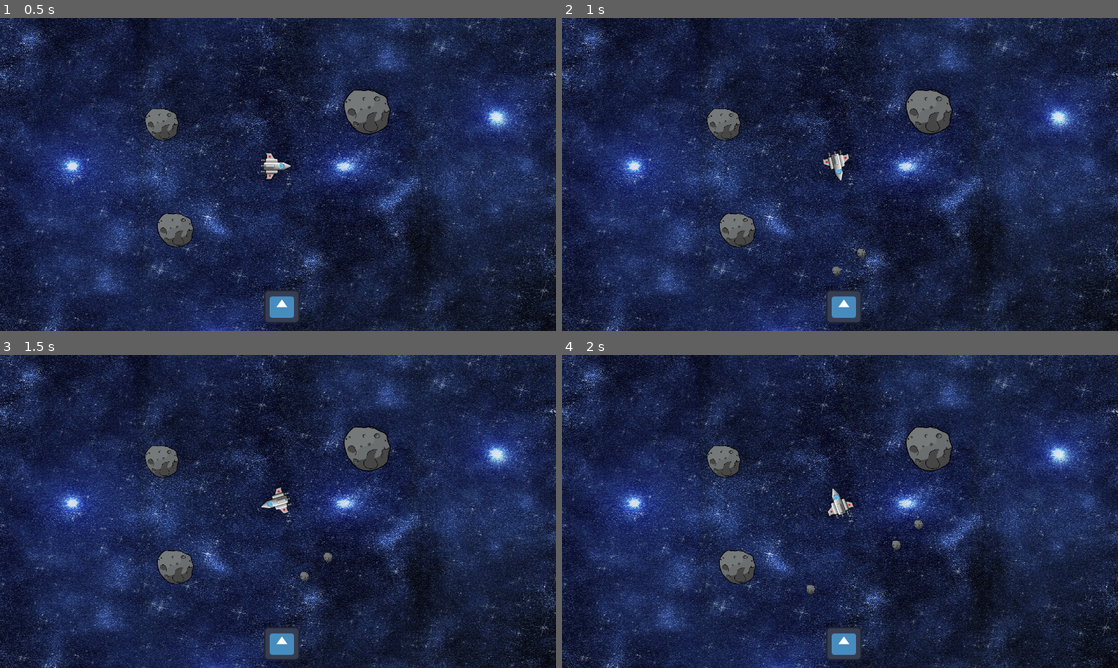
Above: before the commit, frames 1-4 (two rows, left to right).
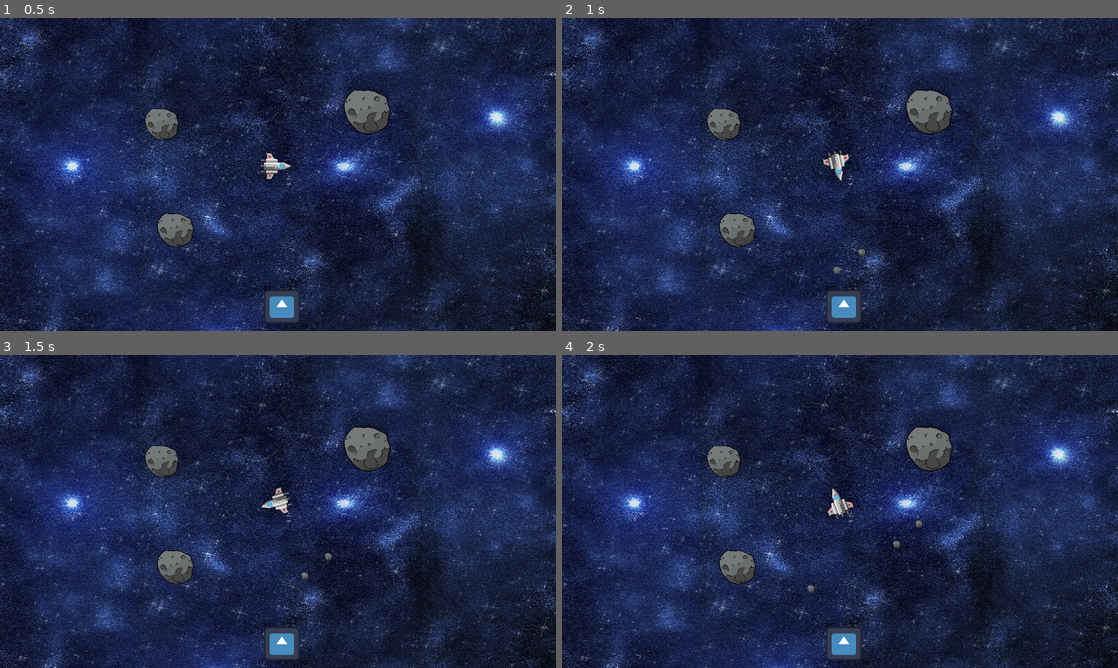
Above: after the commit, the same moments.

Repository: BenjaminLe1/obstacle-battle
Game: Godot game, scene res://world.tscn
Two runs of this game, one before a commit and one after it. Both use one fixed random seed, a clock stepped at 60 frames per second and the inputs below. The engine's default icon, where the game draws it, is replaced by a stand-in: a white triangle on a blue panel in a dark square.
Inputs (mouse positions are in pixels of both pictures, inside the frame that each line leads up to):
- Up to frame 1 (0.5 s): no input
- Up to frame 2 (1 s): tap Enter (ui_accept) at 0.5, 0.77 s; move the mouse to (962, 158) at 0.52 s; hold Right (ui_right) from 0.53 s (still down)
- Up to frame 3 (1.5 s): keep holding Right (ui_right); move the mouse to (166, 527) at 1.27 s
- Up to frame 4 (2 s): keep holding Right (ui_right); tap Enter (ui_accept) at 1.52 s

Frame 1 is identical in both runs. In frame 2, less than 0.1% of the frame differs, in the area x 48-55%, y 73-83%; in frame 3, less than 0.1%; in frame 4, less than 0.1%, in the area x 43-65%, y 52-77%.

Commit message:
counter for obstacle not fully functionining

Diff:
--- a/obstacle.gd
+++ b/obstacle.gd
@@ -4,5 +4,10 @@
 	var collision_info = move_and_collide(velocity * delta)
 
 	if collision_info:
-		# Handle collision if needed
-		queue_free()  # Destroy the obstacle on collision
+		queue_free()
+		var collided_with = collision_info.get_collider()
+		if collided_with.is_in_group("player"):
+			collided_with.collision_count += 1
+			print(collided_with.collision_count) # Increment the player's collision counter
+
+			queue_free()  # Destroy the obstacle on collision
--- a/obstacle.tscn
+++ b/obstacle.tscn
@@ -4,16 +4,16 @@
 [ext_resource type="Texture2D" uid="uid://cbo2j5aqe2fwh" path="res://meteor3.png" id="2_1i2dg"]
 
 [sub_resource type="RectangleShape2D" id="RectangleShape2D_x7t1a"]
-size = Vector2(9.5, 11)
+size = Vector2(16, 17)
 
 [node name="CharacterBody2D" type="CharacterBody2D"]
 script = ExtResource("1_glh0s")
 
 [node name="CollisionShape2D" type="CollisionShape2D" parent="."]
-position = Vector2(-31, -16)
+position = Vector2(-30, -17)
 shape = SubResource("RectangleShape2D_x7t1a")
 
 [node name="Sprite2D" type="Sprite2D" parent="."]
-position = Vector2(-30.9531, -16.0107)
-scale = Vector2(0.0347654, 0.0400537)
+position = Vector2(-30, -17)
+scale = Vector2(0.0288113, 0.0314554)
 texture = ExtResource("2_1i2dg")
--- a/player.gd
+++ b/player.gd
@@ -1,19 +1,18 @@
+
 extends CharacterBody2D
 
 var input_vector : Vector2
-#var vel : Vector2
 const acceleration = 200
 const max_speed = 200
-
 var rotation_dir : int
 const rotation_speed = 3
 const friction_weight = 0.1
 
+var collision_count : int = 0  # Collision counter
+
 func _physics_process(delta):
-	#ADJUST FOR JOYSTICK
 	input_vector.x = Input.get_action_strength("ui_up") - Input.get_action_strength("ui_down")
 	rotation_dir = 0
-	#ADJUST FOR JOYSTICK
 	if Input.is_action_pressed("ui_right"):
 		rotation_dir += 1
 	if Input.is_action_pressed("ui_left"):
--- /dev/null
+++ b/score.gd
@@ -0,0 +1,16 @@
+extends CanvasLayer
+
+var player  # Reference to the player node
+
+# Called when the node enters the scene tree for the first time.
+func _ready() -> void:
+	$collisioncount.text = "Collisions: 0"
+
+	# Get the player node (adjust the path to where the player node is located in your scene)
+	player = get_node("player")  # Make sure the path is correct based on your scene structure
+
+# Called every frame. 'delta' is the elapsed time since the previous frame.
+func _process(delta: float) -> void:
+	if player:
+		# Update the Label text with the player's collision_count
+		$collisioncount.text = "Collisions: " + str(player.collision_count)
--- a/world.tscn
+++ b/world.tscn
@@ -40,7 +40,7 @@
 [sub_resource type="RectangleShape2D" id="RectangleShape2D_pp0fg"]
 size = Vector2(76, 73)
 
-[node name="world" type="Node2D"]
+[node name="world" type="Node2D" groups=["player"]]
 
 [node name="TextureRect" type="TextureRect" parent="."]
 offset_left = -9.0
@@ -49,7 +49,7 @@
 offset_bottom = 887.0
 texture = ExtResource("1_8m3x3")
 
-[node name="player" parent="." instance=ExtResource("1_wrisp")]
+[node name="player" parent="." groups=["player"] instance=ExtResource("1_wrisp")]
 position = Vector2(633, 350)
 
 [node name="StaticBody2D" type="StaticBody2D" parent="."]
